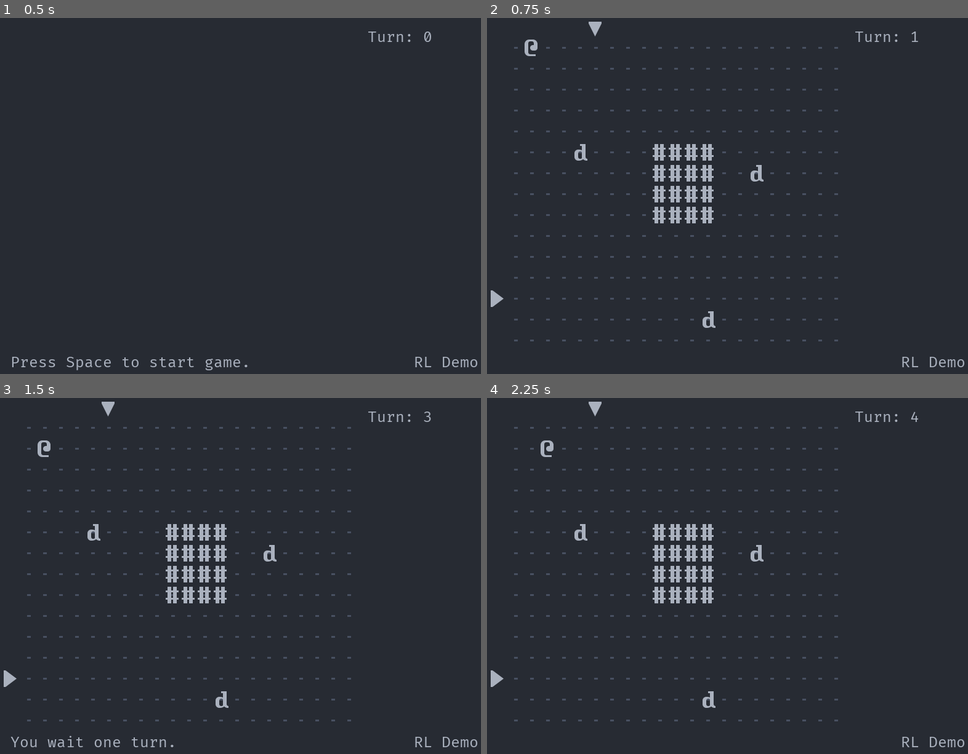
Above: before the commit, frames 1-4 (two rows, left to right).
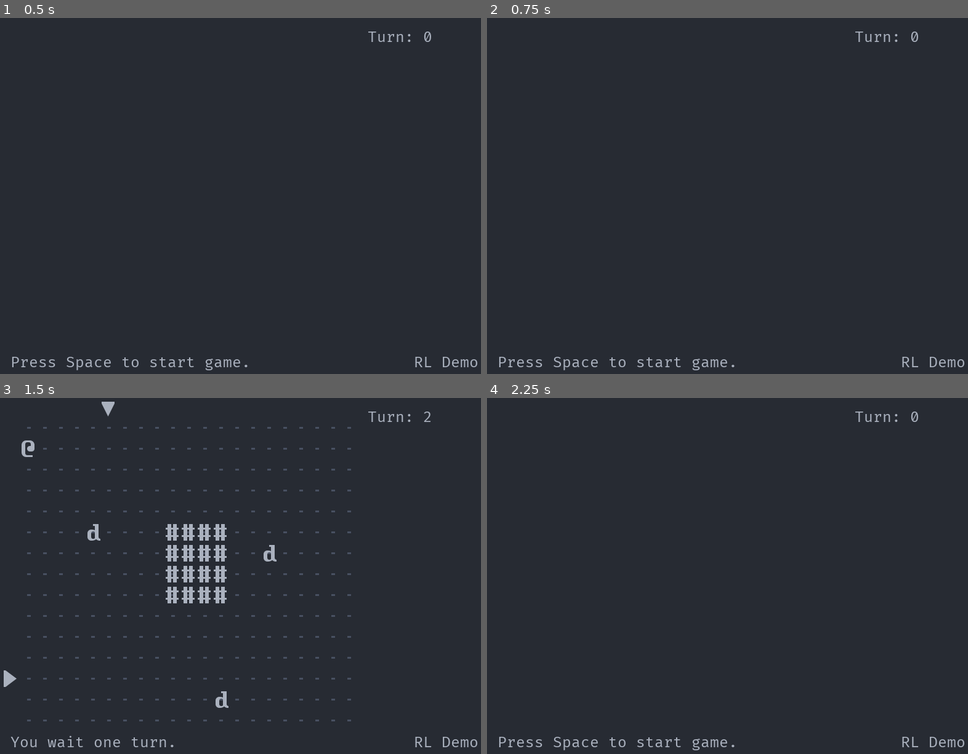
Above: after the commit, the same moments.

Repository: Bozar/GodotRoguelikeDemo
Game: Godot game, scene res://scene/main/MainScene.tscn
Same seed, same stepped clock (60 frames per second), same inputs: the game is played once before the commit and once after it.
Inputs:
- Up to frame 1 (0.5 s): no input
- Up to frame 2 (0.75 s): tap Space (init_world) at 0.5, 0.6 s; hold L (move_right) from 0.53 s (still down)
- Up to frame 3 (1.5 s): tap Space (init_world) at 1.25 s; release L (move_right) at 1.28 s; hold J (move_down) from 1.28 s (still down); tap . (wait) at 1.35 s
- Up to frame 4 (2.25 s): tap Enter at 2 s; release J (move_down) at 2.03 s; hold L (move_right) from 2.03 s (still down); tap Space (init_world) at 2.1 s

Frame 1 is identical in both runs. In frame 2, 3.4% of the frame differs, in the area x 0-90%, y 1-99%; in frame 3, 0.2%; in frame 4, 3.4%.

Commit message:
Press Space to reload game.

Diff:
--- a/project.godot
+++ b/project.godot
@@ -63,7 +63,7 @@
 }
 reload={
 "deadzone": 0.5,
-"events": [ Object(InputEventKey,"resource_local_to_scene":false,"resource_name":"","device":0,"alt":false,"shift":false,"control":true,"meta":false,"command":true,"pressed":false,"scancode":82,"unicode":0,"echo":false,"script":null)
+"events": [ Object(InputEventKey,"resource_local_to_scene":false,"resource_name":"","device":0,"alt":false,"shift":false,"control":false,"meta":false,"command":false,"pressed":false,"scancode":32,"unicode":0,"echo":false,"script":null)
  ]
 }
 
